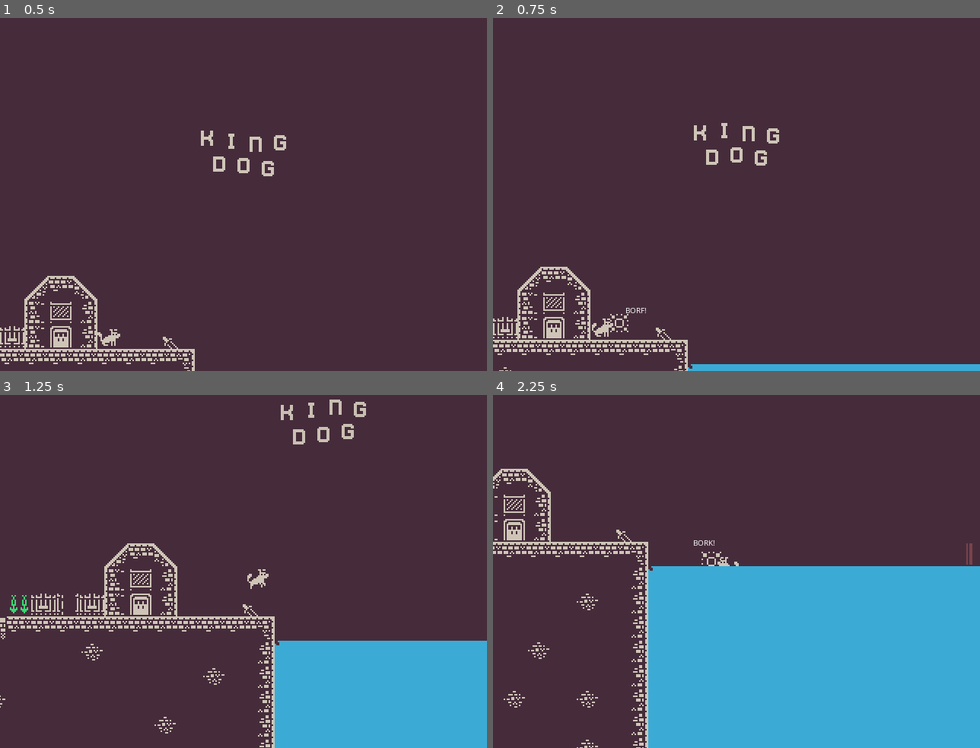
Above: before the commit, frames 1-4 (two rows, left to right).
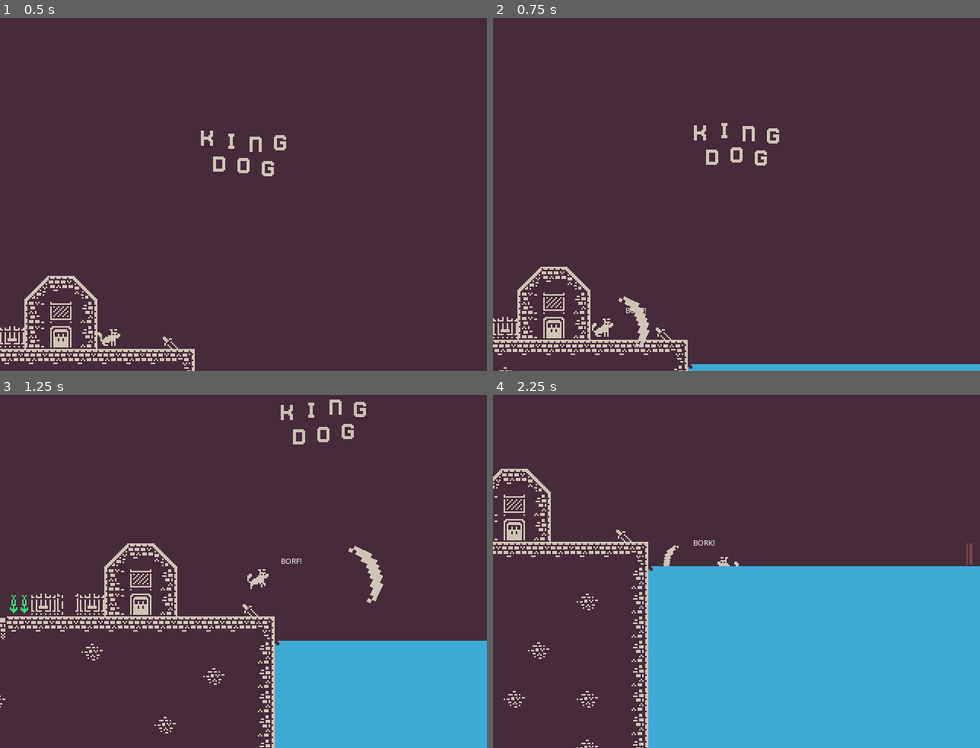
Above: after the commit, the same moments.

Repository: jdgazlay/king_dog
Game: Godot game, scene res://src/scenes/World.tscn
Two runs of this game, one before a commit and one after it. Both use one fixed random seed, a clock stepped at 60 frames per second and the inputs below.
Inputs:
- Up to frame 1 (0.5 s): no input
- Up to frame 2 (0.75 s): tap Enter at 0.5 s; hold Right (ui_right) from 0.53 s (still down); tap Space (bark) at 0.6 s
- Up to frame 3 (1.25 s): keep holding Right (ui_right); tap Up (ui_up) at 0.77 s
- Up to frame 4 (2.25 s): tap Space (bark) at 1.35, 2.1 s; tap Up (ui_up) at 1.52 s; release Right (ui_right) at 2.03 s; hold Left (ui_left) from 2.03 s (still down)

Frame 1 is identical in both runs. In frame 2, 0.3% of the frame differs, in the area x 24-33%, y 78-94%; in frame 3, 0.4%, in the area x 57-79%, y 42-60%; in frame 4, 0.1%.

Commit message:
add new bark effect

Diff:
--- a/src/scenes/Player.tscn
+++ b/src/scenes/Player.tscn
@@ -1,9 +1,10 @@
-[gd_scene load_steps=11 format=2]
+[gd_scene load_steps=12 format=2]
 
 [ext_resource path="res://assets/king_dog.png" type="Texture" id=1]
 [ext_resource path="res://src/scripts/Player.gd" type="Script" id=2]
 [ext_resource path="res://assets/woof_sprite.png" type="Texture" id=3]
 [ext_resource path="res://assets/open_sans_df.tres" type="DynamicFont" id=4]
+[ext_resource path="res://assets/king_borf.png" type="Texture" id=5]
 
 [sub_resource type="Animation" id=1]
 length = 0.6
@@ -87,9 +88,11 @@
 anims/run = SubResource( 4 )
 
 [node name="CollisionShape2D" type="CollisionShape2D" parent="."]
+visible = false
 shape = SubResource( 5 )
 
 [node name="CollisionArea" type="Area2D" parent="."]
+visible = false
 
 [node name="CollisionShape2D" type="CollisionShape2D" parent="CollisionArea"]
 shape = SubResource( 6 )
@@ -146,3 +149,9 @@
 }
 
 [node name="BarkTween" type="Tween" parent="."]
+
+[node name="KingWoofSprite" type="Sprite" parent="."]
+visible = false
+position = Vector2( 18.8, -3.7 )
+rotation = 0.436332
+texture = ExtResource( 5 )
--- a/src/scenes/World.tscn
+++ b/src/scenes/World.tscn
@@ -23,6 +23,7 @@
 [ext_resource path="res://assets/crown.png" type="Texture" id=21]
 [ext_resource path="res://assets/exploding wall.png" type="Texture" id=22]
 [ext_resource path="res://src/scripts/BreakableCastleWall.gd" type="Script" id=23]
+[ext_resource path="res://assets/closed_stairs.png" type="Texture" id=24]
 
 [sub_resource type="TileSet" id=1]
 0/name = "kenney_tilemap.png 0"
@@ -754,20 +755,25 @@
 
 [node name="CollisionShape2D" type="CollisionShape2D" parent="GroundColliders/CastlColliders/CastlStairs/CastleStairs20"]
 position = Vector2( 33.9986, 0.996506 )
-shape = SubResource( 25 )
+shape = SubResource( 14 )
 
 [node name="CastleStairs18" type="StaticBody2D" parent="GroundColliders/CastlColliders/CastlStairs"]
 position = Vector2( -2.19409, -127.649 )
 
 [node name="CollisionShape2D" type="CollisionShape2D" parent="GroundColliders/CastlColliders/CastlStairs/CastleStairs18"]
 position = Vector2( -30.63, 2.6176 )
-shape = SubResource( 14 )
+shape = SubResource( 15 )
+
+[node name="ClosedStairs" type="Sprite" parent="GroundColliders/CastlColliders/CastlStairs"]
+visible = false
+position = Vector2( -16.0005, -248 )
+texture = ExtResource( 24 )
 
 [node name="CastleGround" type="StaticBody2D" parent="GroundColliders/CastlColliders"]
 position = Vector2( -320.072, -11.1475 )
 
 [node name="CollisionShape2D" type="CollisionShape2D" parent="GroundColliders/CastlColliders/CastleGround"]
-shape = SubResource( 15 )
+shape = SubResource( 16 )
 one_way_collision = true
 
 [node name="BreakableCastleWall" type="StaticBody2D" parent="GroundColliders/CastlColliders"]
@@ -847,12 +853,11 @@
 
 [node name="Sprite" type="Sprite" parent="King"]
 position = Vector2( 0, 1.90735e-06 )
-scale = Vector2( 1, 1 )
 texture = ExtResource( 13 )
 hframes = 4
 
 [node name="CollisionShape2D" type="CollisionShape2D" parent="King"]
-shape = SubResource( 26 )
+shape = SubResource( 25 )
 
 [node name="Particles2D" type="Particles2D" parent="King"]
 position = Vector2( 2.47656, -0.487816 )
--- a/src/scripts/Player.gd
+++ b/src/scripts/Player.gd
@@ -7,6 +7,7 @@
 onready var borf: = $Borf as Label
 onready var bork: = $Bork as Label
 onready var woof_sprite: = $WoofSprite1 as Sprite
+onready var king_woof_sprite: = $KingWoofSprite as Sprite
 
 signal bark
 
@@ -22,7 +23,7 @@
 
 onready var bark_words = [woof, borf, bork]
 
-var has_crown = false
+var has_crown = true
 
 
 func _process(delta: float):
@@ -96,10 +97,14 @@
 func _orient_borfs() -> void:
 	if sprite.flip_h:
 		woof_sprite.position = Vector2(-11, -3)
+		king_woof_sprite.position = Vector2(-18.8, -3.7)
+		king_woof_sprite.rotation_degrees = -125
 		if rand_bark:
 			rand_bark.align = Label.ALIGN_LEFT
 	else:
 		woof_sprite.position = Vector2(11, -3)
+		king_woof_sprite.position = Vector2(18.8, -3.7)
+		king_woof_sprite.rotation_degrees = 25
 		if rand_bark:
 			rand_bark.align = Label.ALIGN_RIGHT
 
@@ -116,19 +121,43 @@
 	rand_bark = bark_words[rand_range(0, bark_words.size())]
 	_orient_borfs()
 
-	bark_tween.interpolate_property(
-		woof_sprite,
-		"scale",
-		Vector2(0.382, 0.382),
-		Vector2(1, 1),
-		.25,
-		Tween.TRANS_BACK,
-		Tween.EASE_OUT
-	)
+	if has_crown:
+		king_woof_sprite.scale = Vector2(0.4, 0.4)
+		bark_tween.interpolate_property(
+			king_woof_sprite,
+			"scale",
+			Vector2(0.4, 0.4),
+			Vector2(2.5, 2.5),
+			.25,
+			Tween.TRANS_LINEAR,
+			Tween.EASE_OUT
+		)
+		bark_tween.interpolate_property(
+			king_woof_sprite,
+			"position",
+			king_woof_sprite.position,
+			king_woof_sprite.position + Vector2(-50, 1) if sprite.flip_h else king_woof_sprite.position + Vector2(50, 1),
+			.35,
+			Tween.TRANS_LINEAR,
+			Tween.EASE_OUT
+		)
+		king_woof_sprite.visible = true
+	else:
+		woof_sprite.scale = Vector2(0.382, 0.382)
+		bark_tween.interpolate_property(
+			woof_sprite,
+			"scale",
+			Vector2(0.382, 0.382),
+			Vector2(1, 1),
+			.25,
+			Tween.TRANS_BACK,
+			Tween.EASE_OUT
+		)
+		woof_sprite.visible = true
+
 	if not bark_tween.get_signal_connection_list("tween_all_completed"):
 		bark_tween.connect("tween_all_completed", self, "_reset_bark")
 
-	woof_sprite.visible = true
 	rand_bark.visible = true
 	bark_tween.start()
 	is_barking = false
@@ -136,6 +165,7 @@
 
 func _reset_bark() -> void:
 	woof_sprite.visible = false
+	king_woof_sprite.visible = false
 	for i in range(bark_words.size()):
 		bark_words[i].visible = false
 
--- a/src/scripts/World.gd
+++ b/src/scripts/World.gd
@@ -13,8 +13,6 @@
 var barks: = 0
 var fish_timer: Timer
 var bark_timer: Timer
-
-var king_cutscene_count = 0
 
 func _ready():
 	camera.set_transition_speed(camera.TRANS.OPENING)
@@ -91,13 +89,8 @@
 	camera.set_target(king_dog)
 	camera.set_transition_speed(camera.TRANS.NORMAL)
 	Global.set_game_mode(Global.game_mode.NORMAL)
-
-	if king_cutscene_count >= 1:
-		$KingCutscene.queue_free()
-		$ClimbStairs.queue_free()
-
-	king_cutscene_count += 1
-
+	$KingCutscene.queue_free()
+	$ClimbStairs.queue_free()
 
 
 func _on_Crown_area_entered(area):
Binary file added: assets/closed_stairs.png
Not shown, added: assets/closed_stairs.png.import
Binary file added: assets/king_borf.png
Not shown, added: assets/king_borf.png.import
Not shown: 14 places in src/scenes/World.tscn that only renumber resources
